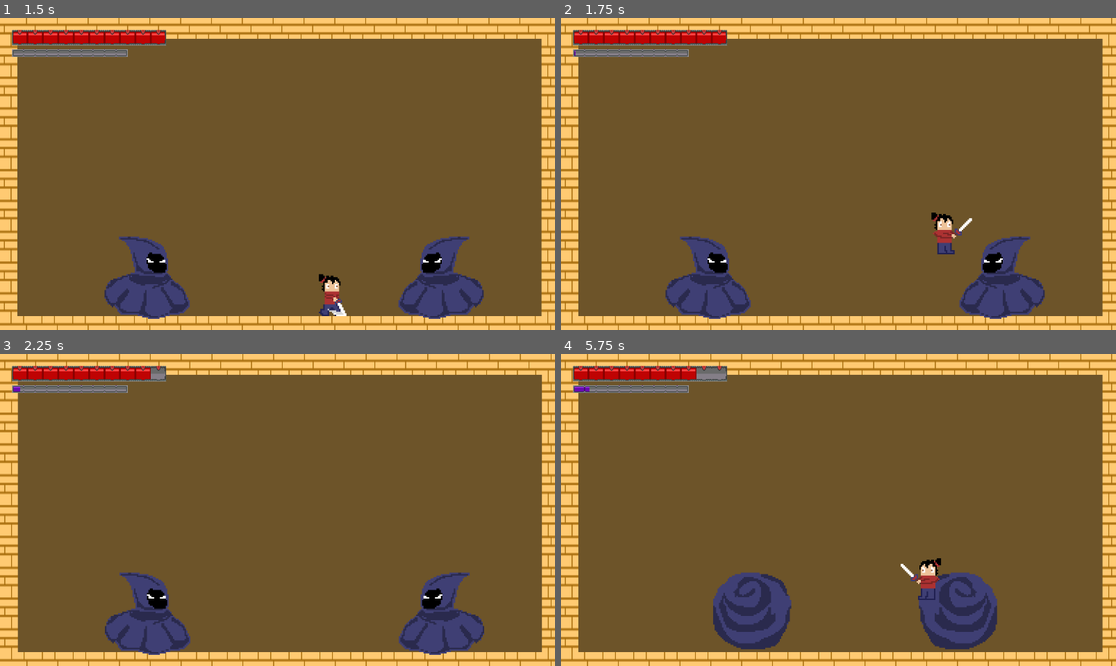
Above: before the commit, frames 1-4 (two rows, left to right).
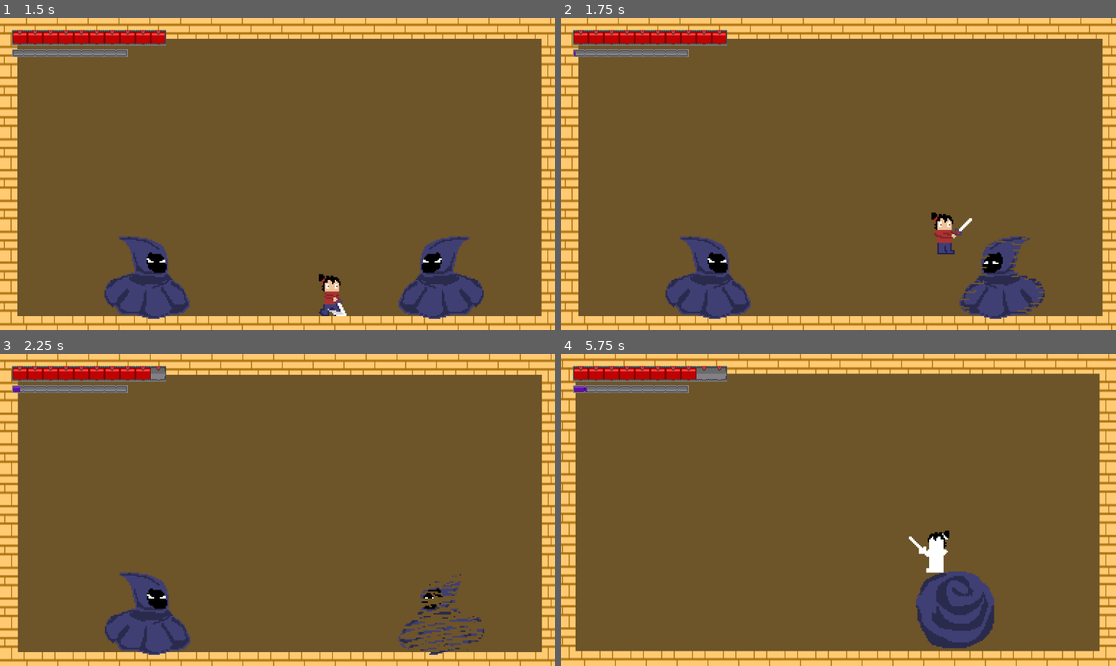
Above: after the commit, the same moments.

Repository: J-Abitria/crimson-jam-26
Game: Godot game, scene res://title_screen.tscn
Same seed, same stepped clock (60 frames per second), same inputs: the game is played once before the commit and once after it.
Inputs (mouse positions are in pixels of both pictures, inside the frame that each line leads up to):
- Up to frame 1 (1.5 s): click (277, 133) at 0.5 s; hold Right (move_right) from 1.28 s (still down); tap X (attack) at 1.35 s
- Up to frame 2 (1.75 s): keep holding Right (move_right); tap Z (jump) at 1.52 s
- Up to frame 3 (2.25 s): keep holding Right (move_right); tap C (activate) at 2.1 s
- Up to frame 4 (5.75 s): tap Z (jump) at 2.27, 3.77, 4.52, 5.27 s; tap X (attack) at 2.3, 3.05, 3.8, 4.35, 5.1 s; release Right (move_right) at 2.78 s; hold Left (move_left) 2.78-3.53 s; tap Down (aim_down) at 2.85 s; hold Right (move_right) 3.53-5.03 s; tap Up (aim_up) at 3.6 s; hold Left (move_left) from 5.03 s (still down)

Frame 1 is identical in both runs. In frame 2, 0.2% of the frame differs, in the area x 71-88%, y 69-95%; in frame 3, 1.8%; in frame 4, 12%, in the area x 0-100%, y 0-100%.

Commit message:
Added death animations.

Diff:
--- a/unleash-beast/Assets/Scripts/enemy_manager.gd
+++ b/unleash-beast/Assets/Scripts/enemy_manager.gd
@@ -9,8 +9,8 @@
 
 # Called when the node enters the scene tree for the first time.
 func _ready() -> void:
-	twin_1.enemy_died.connect(_on_enemy_death)
-	twin_2.enemy_died.connect(_on_enemy_death)
+	twin_1.enemy_removed.connect(_on_enemy_death)
+	twin_2.enemy_removed.connect(_on_enemy_death)
 
 
 func _on_enemy_death():
--- a/unleash-beast/Assets/Scripts/player.gd
+++ b/unleash-beast/Assets/Scripts/player.gd
@@ -65,6 +65,9 @@
 	rage_audio = AudioLevel.sound_effect_volume
 
 func _process(_delta: float) -> void:
+	if health <= 0:
+		return
+
 	get_aiming_input()
 	log_attack_direction()
 
@@ -80,6 +83,9 @@
 
 
 func _physics_process(delta: float) -> void:
+	if health <= 0:
+		return
+
 	get_movement_input()
 
 	if not is_on_floor():
@@ -98,9 +104,7 @@
 	move_and_slide()
 
 func _on_animation_finished(anim_name: String):
-	print("Animation done")
-
-	if anim_name.ends_with("attack"):
+	if anim_name.ends_with("attack") and health > 0:
 		play_mode_animation("idle")
 
 func _on_enemy_collision(body):
@@ -209,6 +213,7 @@
 func check_death():
 	if health == 0:
 		invincibility_timer.stop()
+		play_mode_animation("die")
 		died.emit()
 		await get_tree().create_timer(1).timeout
 		get_tree().change_scene_to_file("res://death_screen.tscn")
--- a/unleash-beast/Assets/Scripts/twin.gd
+++ b/unleash-beast/Assets/Scripts/twin.gd
@@ -8,6 +8,7 @@
 }
 
 signal enemy_died
+signal enemy_removed
 
 @export var roll_speed = 800
 @export var jump_horizontal_speed = 600
@@ -130,7 +131,12 @@
 
 func check_enemy_death():
 	if health <= 0:
+		timer.stop()
+		attack_timer.stop()
 		enemy_died.emit()
+		animation_player.play("die")
+		await animation_player.animation_finished
+		enemy_removed.emit()
 		queue_free()
 	else:
 		audio_player.play()
--- a/unleash-beast/battleground.tscn
+++ b/unleash-beast/battleground.tscn
@@ -81,10 +81,12 @@
 [node name="Twin-1" parent="." unique_id=770635140 instance=ExtResource("4_t5hr7")]
 position = Vector2(308, 520)
 script = ExtResource("4_pmmbh")
+health = 5
 
 [node name="Twin-2" parent="." unique_id=290380116 instance=ExtResource("4_t5hr7")]
 position = Vector2(921, 521)
 script = ExtResource("4_pmmbh")
+health = 5
 
 [node name="Player" parent="." unique_id=889811035 instance=ExtResource("3_ildd2")]
 position = Vector2(614, 535)
--- a/unleash-beast/player.tscn
+++ b/unleash-beast/player.tscn
@@ -1,15 +1,24 @@
 [gd_scene format=3 uid="uid://dctcrt5m1dqvq"]
 
 [ext_resource type="Script" uid="uid://d26jeceg8qi4w" path="res://Assets/Scripts/player.gd" id="1_op7ga"]
+[ext_resource type="Texture2D" uid="uid://dcb40h7t71f4s" path="res://Assets/Animations/Player-Die/Player-Die1.png" id="2_m6nxt"]
 [ext_resource type="Texture2D" uid="uid://dgpsgknia3o7w" path="res://Assets/Animations/Player-Down-Attack/Player-Down-Attack1.png" id="2_q13i1"]
 [ext_resource type="Texture2D" uid="uid://bgjijd4vyqrwe" path="res://Assets/Animations/Player-Down-Attack/Player-Down-Attack2.png" id="3_pylmc"]
+[ext_resource type="Texture2D" uid="uid://8suk35jhxvsx" path="res://Assets/Animations/Player-Die/Player-Die2.png" id="3_ym00c"]
+[ext_resource type="Texture2D" uid="uid://dd0liwdd0c81n" path="res://Assets/Animations/Player-Die/Player-Die3.png" id="4_ee2o4"]
 [ext_resource type="Texture2D" uid="uid://oglg75q83vf" path="res://Assets/Animations/Player-Down-Attack/Player-Down-Attack3.png" id="4_pbfsw"]
 [ext_resource type="Texture2D" uid="uid://dcbogr5tdxmcv" path="res://Assets/Animations/Player-Down-Attack/Player-Down-Attack4.png" id="5_5tmop"]
+[ext_resource type="Texture2D" uid="uid://pjggg5q8dv83" path="res://Assets/Animations/Player-Die/Player-Die4.png" id="5_vie4p"]
+[ext_resource type="Texture2D" uid="uid://dtjb5fi537dtu" path="res://Assets/Animations/Player-Die/Player-Die5.png" id="6_0jj5r"]
 [ext_resource type="Texture2D" uid="uid://bwqwdix5n3awc" path="res://Assets/Animations/Player-Down-Attack/Player-Down-Attack5.png" id="6_7ahtn"]
 [ext_resource type="Texture2D" uid="uid://cdv2k3drdaq72" path="res://Assets/Animations/Player-Horizontal-Attack/Player-Horizontal-Attack1.png" id="7_7lmhl"]
+[ext_resource type="Texture2D" uid="uid://icnwa57pn1b4" path="res://Assets/Animations/Player-Die/Player-Die6.png" id="7_77e46"]
+[ext_resource type="Texture2D" uid="uid://cnlmah0rbcaqs" path="res://Assets/Animations/Player-Die/Player-Die7.png" id="8_cy2ki"]
 [ext_resource type="Texture2D" uid="uid://cqqoignoyx3r2" path="res://Assets/Animations/Player-Horizontal-Attack/Player-Horizontal-Attack2.png" id="8_dx0e4"]
+[ext_resource type="Texture2D" uid="uid://dn62njlt5nesm" path="res://Assets/Animations/Player-Die/Player-Die8.png" id="9_04cqw"]
 [ext_resource type="Texture2D" uid="uid://64a25qipqcnt" path="res://Assets/Animations/Player-Horizontal-Attack/Player-Horizontal-Attack3.png" id="9_jm5j8"]
 [ext_resource type="Texture2D" uid="uid://owbsvi3yjf3s" path="res://Assets/Animations/Player-Horizontal-Attack/Player-Horizontal-Attack4.png" id="10_7hik5"]
+[ext_resource type="Texture2D" uid="uid://bwcxn2nin5ebf" path="res://Assets/Animations/Player-Die/Player-Die9.png" id="10_vihdy"]
 [ext_resource type="Texture2D" uid="uid://dacworooycexh" path="res://Assets/Animations/Player-Idle/Player-Idle1.png" id="11_qtqh7"]
 [ext_resource type="Texture2D" uid="uid://434pbxplqx1v" path="res://Assets/Animations/Player-Idle/Player-Idle2.png" id="12_2wuci"]
 [ext_resource type="Texture2D" uid="uid://c80r1igjrspyx" path="res://Assets/Animations/Player-Idle/Player-Idle3.png" id="13_iruf7"]
@@ -38,12 +47,21 @@
 [ext_resource type="Texture2D" uid="uid://dlregwjtrihwo" path="res://Assets/Animations/Oni-Horizontal-Attack/Oni-Horizontal-Attack3.png" id="21_pfmca"]
 [ext_resource type="Texture2D" uid="uid://bx2mxpe6i7myf" path="res://Assets/Animations/Damaged-Particles/Damaged-Particles5.png" id="22_7hik5"]
 [ext_resource type="Texture2D" uid="uid://djwri3lud2fng" path="res://Assets/Animations/Oni-Horizontal-Attack/Oni-Horizontal-Attack4.png" id="22_76oay"]
+[ext_resource type="Texture2D" uid="uid://ouyj2sosrbc3" path="res://Assets/Animations/Oni-Die/Oni-Die1.png" id="23_7c55y"]
 [ext_resource type="Script" uid="uid://cbf8nuvpen080" path="res://Assets/Scripts/particle_player.gd" id="23_7lmhl"]
+[ext_resource type="Texture2D" uid="uid://bm6s678kaamjc" path="res://Assets/Animations/Oni-Die/Oni-Die2.png" id="24_hoal8"]
+[ext_resource type="Texture2D" uid="uid://day7lqjxmkwun" path="res://Assets/Animations/Oni-Die/Oni-Die3.png" id="25_htija"]
 [ext_resource type="Texture2D" uid="uid://bjax2gicvb7d3" path="res://Assets/Animations/Oni-Up-Attack/Oni-Up-Attack1.png" id="26_b4uyv"]
+[ext_resource type="Texture2D" uid="uid://bm6lwjyht81o6" path="res://Assets/Animations/Oni-Die/Oni-Die4.png" id="26_he65s"]
+[ext_resource type="Texture2D" uid="uid://dihhgfpp4mfi1" path="res://Assets/Animations/Oni-Die/Oni-Die5.png" id="27_c0yt3"]
 [ext_resource type="Texture2D" uid="uid://c2h3e8qjxto8u" path="res://Assets/Animations/Oni-Up-Attack/Oni-Up-Attack2.png" id="27_tw8ou"]
+[ext_resource type="Texture2D" uid="uid://b6ssodq7xhayk" path="res://Assets/Animations/Oni-Die/Oni-Die6.png" id="28_uckl6"]
 [ext_resource type="Texture2D" uid="uid://c3kpuf1bit1ug" path="res://Assets/Animations/Oni-Up-Attack/Oni-Up-Attack3.png" id="28_ygbnx"]
+[ext_resource type="Texture2D" uid="uid://7b5j2ke7cwl7" path="res://Assets/Animations/Oni-Die/Oni-Die7.png" id="29_5ihbc"]
 [ext_resource type="Texture2D" uid="uid://cdny7asculkx5" path="res://Assets/Animations/Oni-Up-Attack/Oni-Up-Attack4.png" id="29_v2t6f"]
 [ext_resource type="Texture2D" uid="uid://bvc6b6a8n4m6t" path="res://Assets/Animations/Oni-Walk/Oni-Walk1.png" id="30_l3lcn"]
+[ext_resource type="Texture2D" uid="uid://c46ja10wmm17q" path="res://Assets/Animations/Oni-Die/Oni-Die8.png" id="30_sc53x"]
+[ext_resource type="Texture2D" uid="uid://b84f8eoh7ua74" path="res://Assets/Animations/Oni-Die/Oni-Die9.png" id="31_ro7of"]
 [ext_resource type="Texture2D" uid="uid://dthwf0t8a8q07" path="res://Assets/Animations/Oni-Walk/Oni-Walk2.png" id="31_xry5e"]
 [ext_resource type="Texture2D" uid="uid://owsmtilor0lu" path="res://Assets/Animations/Oni-Walk/Oni-Walk3.png" id="32_h6w8y"]
 [ext_resource type="Texture2D" uid="uid://dsc417jf1f6g0" path="res://Assets/Animations/Oni-Walk/Oni-Walk4.png" id="33_yem3p"]
@@ -61,6 +79,38 @@
 animations = [{
 "frames": [{
 "duration": 1.0,
+"texture": ExtResource("2_m6nxt")
+}, {
+"duration": 1.0,
+"texture": ExtResource("3_ym00c")
+}, {
+"duration": 1.0,
+"texture": ExtResource("4_ee2o4")
+}, {
+"duration": 1.0,
+"texture": ExtResource("5_vie4p")
+}, {
+"duration": 1.0,
+"texture": ExtResource("6_0jj5r")
+}, {
+"duration": 1.0,
+"texture": ExtResource("7_77e46")
+}, {
+"duration": 1.0,
+"texture": ExtResource("8_cy2ki")
+}, {
+"duration": 1.0,
+"texture": ExtResource("9_04cqw")
+}, {
+"duration": 1.0,
+"texture": ExtResource("10_vihdy")
+}],
+"loop": 0,
+"name": &"die",
+"speed": 5.0
+}, {
+"frames": [{
+"duration": 1.0,
 "texture": ExtResource("2_q13i1")
 }, {
 "duration": 1.0,
@@ -127,6 +177,38 @@
 "loop": 1,
 "name": &"idle",
 "speed": 2.0
+}, {
+"frames": [{
+"duration": 1.0,
+"texture": ExtResource("23_7c55y")
+}, {
+"duration": 1.0,
+"texture": ExtResource("24_hoal8")
+}, {
+"duration": 1.0,
+"texture": ExtResource("25_htija")
+}, {
+"duration": 1.0,
+"texture": ExtResource("26_he65s")
+}, {
+"duration": 1.0,
+"texture": ExtResource("27_c0yt3")
+}, {
+"duration": 1.0,
+"texture": ExtResource("28_uckl6")
+}, {
+"duration": 1.0,
+"texture": ExtResource("29_5ihbc")
+}, {
+"duration": 1.0,
+"texture": ExtResource("30_sc53x")
+}, {
+"duration": 1.0,
+"texture": ExtResource("31_ro7of")
+}],
+"loop": 0,
+"name": &"oni-die",
+"speed": 5.0
 }, {
 "frames": [{
 "duration": 1.0,
@@ -430,6 +512,46 @@
 "transitions": PackedFloat32Array(1),
 "update": 1,
 "values": [false]
+}
+
+[sub_resource type="Animation" id="Animation_dn2kn"]
+resource_name = "die"
+length = 0.9
+tracks/0/type = "value"
+tracks/0/imported = false
+tracks/0/enabled = true
+tracks/0/path = NodePath("AnimatedSprite2D:animation")
+tracks/0/interp = 1
+tracks/0/loop_wrap = true
+tracks/0/keys = {
+"times": PackedFloat32Array(0),
+"transitions": PackedFloat32Array(1),
+"update": 1,
+"values": [&"die"]
+}
+tracks/1/type = "value"
+tracks/1/imported = false
+tracks/1/enabled = true
+tracks/1/path = NodePath("AnimatedSprite2D:frame")
+tracks/1/interp = 1
+tracks/1/loop_wrap = true
+tracks/1/keys = {
+"times": PackedFloat32Array(0, 0.1, 0.2, 0.3, 0.4, 0.5, 0.6, 0.7, 0.8),
+"transitions": PackedFloat32Array(1, 1, 1, 1, 1, 1, 1, 1, 1),
+"update": 1,
+"values": [0, 1, 2, 3, 4, 5, 6, 7, 8]
+}
+tracks/2/type = "value"
+tracks/2/imported = false
+tracks/2/enabled = true
+tracks/2/path = NodePath("AnimatedSprite2D:offset")
+tracks/2/interp = 1
+tracks/2/loop_wrap = true
+tracks/2/keys = {
+"times": PackedFloat32Array(0),
+"transitions": PackedFloat32Array(1),
+"update": 0,
+"values": [Vector2(0, 0)]
 }
 
 [sub_resource type="Animation" id="Animation_jf5ul"]
@@ -625,6 +747,46 @@
 "values": [&"idle"]
 }
 
+[sub_resource type="Animation" id="Animation_4tmhn"]
+resource_name = "oni-die"
+length = 0.9
+tracks/0/type = "value"
+tracks/0/imported = false
+tracks/0/enabled = true
+tracks/0/path = NodePath("AnimatedSprite2D:animation")
+tracks/0/interp = 1
+tracks/0/loop_wrap = true
+tracks/0/keys = {
+"times": PackedFloat32Array(0),
+"transitions": PackedFloat32Array(1),
+"update": 1,
+"values": [&"oni-die"]
+}
+tracks/1/type = "value"
+tracks/1/imported = false
+tracks/1/enabled = true
+tracks/1/path = NodePath("AnimatedSprite2D:frame")
+tracks/1/interp = 1
+tracks/1/loop_wrap = true
+tracks/1/keys = {
+"times": PackedFloat32Array(0, 0.1, 0.2, 0.3, 0.4, 0.5, 0.6, 0.7, 0.8),
+"transitions": PackedFloat32Array(1, 1, 1, 1, 1, 1, 1, 1, 1),
+"update": 1,
+"values": [0, 1, 2, 3, 4, 5, 6, 7, 8]
+}
+tracks/2/type = "value"
+tracks/2/imported = false
+tracks/2/enabled = true
+tracks/2/path = NodePath("AnimatedSprite2D:offset")
+tracks/2/interp = 1
+tracks/2/loop_wrap = true
+tracks/2/keys = {
+"times": PackedFloat32Array(0),
+"transitions": PackedFloat32Array(1),
+"update": 0,
+"values": [Vector2(0, 0)]
+}
+
 [sub_resource type="Animation" id="Animation_vl8ci"]
 resource_name = "oni-down-attack"
 length = 0.33
@@ -1041,9 +1203,11 @@
 [sub_resource type="AnimationLibrary" id="AnimationLibrary_pbaqw"]
 _data = {
 &"RESET": SubResource("Animation_f6vvn"),
+&"die": SubResource("Animation_dn2kn"),
 &"down-attack": SubResource("Animation_jf5ul"),
 &"horizontal-attack": SubResource("Animation_pbaqw"),
 &"idle": SubResource("Animation_fgihj"),
+&"oni-die": SubResource("Animation_4tmhn"),
 &"oni-down-attack": SubResource("Animation_vl8ci"),
 &"oni-horizontal-attack": SubResource("Animation_ieltc"),
 &"oni-idle": SubResource("Animation_tkwlq"),
--- a/unleash-beast/twin.tscn
+++ b/unleash-beast/twin.tscn
@@ -6,12 +6,21 @@
 [ext_resource type="Texture2D" uid="uid://2sns2ph06xu2" path="res://Assets/Animations/Twin-Idle/Twin-Idle2.png" id="2_ragtu"]
 [ext_resource type="Texture2D" uid="uid://dxaehwo4ihk7h" path="res://Assets/Animations/Twin-Bundle/Twin-Bundle3.png" id="3_867os"]
 [ext_resource type="Texture2D" uid="uid://cr5pf5nahpt1y" path="res://Assets/Animations/Twin-Idle/Twin-Idle3.png" id="3_s1jrl"]
+[ext_resource type="Texture2D" uid="uid://cksb7fewk7d4i" path="res://Assets/Animations/Twin-Die/Twin-Die1.png" id="4_fehql"]
+[ext_resource type="Texture2D" uid="uid://ih6lp1r20bla" path="res://Assets/Animations/Twin-Die/Twin-Die2.png" id="5_fsrvw"]
+[ext_resource type="Texture2D" uid="uid://l2aodvli85pc" path="res://Assets/Animations/Twin-Die/Twin-Die3.png" id="6_aleql"]
+[ext_resource type="Texture2D" uid="uid://ciu3j5h26o75r" path="res://Assets/Animations/Twin-Die/Twin-Die4.png" id="7_c1nj6"]
 [ext_resource type="Texture2D" uid="uid://ba88wl0t7ols" path="res://Assets/Animations/Twin-Rolling/Twin-Rolling1.png" id="7_w230r"]
+[ext_resource type="Texture2D" uid="uid://bjm4aoidcwxw3" path="res://Assets/Animations/Twin-Die/Twin-Die5.png" id="8_caiw6"]
 [ext_resource type="Texture2D" uid="uid://df0ebjtf5gsnq" path="res://Assets/Animations/Twin-Rolling/Twin-Rolling2.png" id="8_fi0m7"]
+[ext_resource type="Texture2D" uid="uid://6aup4sty6uvw" path="res://Assets/Animations/Twin-Die/Twin-Die6.png" id="9_gfnks"]
 [ext_resource type="Texture2D" uid="uid://dq01rtn5mnrym" path="res://Assets/Animations/Twin-Rolling/Twin-Rolling3.png" id="9_treeg"]
+[ext_resource type="Texture2D" uid="uid://84p7cyrldx7s" path="res://Assets/Animations/Twin-Die/Twin-Die7.png" id="10_68gdn"]
 [ext_resource type="Texture2D" uid="uid://b23tuadw470ru" path="res://Assets/Animations/Twin-Rolling/Twin-Rolling4.png" id="10_stots"]
 [ext_resource type="AudioStream" uid="uid://qnjmu5ciew6d" path="res://Assets/Sounds/Twin/SpectralFreeze0.wav" id="11_pkidh"]
+[ext_resource type="Texture2D" uid="uid://babbogoufpt3l" path="res://Assets/Animations/Twin-Die/Twin-Die8.png" id="11_uu8aw"]
 [ext_resource type="AudioStream" uid="uid://bv67im8m52hb" path="res://Assets/Sounds/Twin/SpectralFreeze1.wav" id="12_87q4y"]
+[ext_resource type="Texture2D" uid="uid://byviflpsywbkf" path="res://Assets/Animations/Twin-Die/Twin-Die9.png" id="12_p60wf"]
 [ext_resource type="AudioStream" uid="uid://brkf1c0j00spd" path="res://Assets/Sounds/Twin/SpectralFreeze2.wav" id="13_50mjy"]
 [ext_resource type="AudioStream" uid="uid://tb8htx7g38x2" path="res://Assets/Sounds/Twin/SpectralFreeze3.wav" id="14_mf8fl"]
 
@@ -30,6 +39,38 @@
 "loop": 0,
 "name": &"bundle-up",
 "speed": 6.0
+}, {
+"frames": [{
+"duration": 1.0,
+"texture": ExtResource("4_fehql")
+}, {
+"duration": 1.0,
+"texture": ExtResource("5_fsrvw")
+}, {
+"duration": 1.0,
+"texture": ExtResource("6_aleql")
+}, {
+"duration": 1.0,
+"texture": ExtResource("7_c1nj6")
+}, {
+"duration": 1.0,
+"texture": ExtResource("8_caiw6")
+}, {
+"duration": 1.0,
+"texture": ExtResource("9_gfnks")
+}, {
+"duration": 1.0,
+"texture": ExtResource("10_68gdn")
+}, {
+"duration": 1.0,
+"texture": ExtResource("11_uu8aw")
+}, {
+"duration": 1.0,
+"texture": ExtResource("12_p60wf")
+}],
+"loop": 0,
+"name": &"die",
+"speed": 5.0
 }, {
 "frames": [{
 "duration": 1.0,
@@ -146,6 +187,34 @@
 "values": [&"bundle-up"]
 }
 
+[sub_resource type="Animation" id="Animation_xp8al"]
+resource_name = "die"
+length = 0.9
+tracks/0/type = "value"
+tracks/0/imported = false
+tracks/0/enabled = true
+tracks/0/path = NodePath("AnimatedSprite2D:animation")
+tracks/0/interp = 1
+tracks/0/loop_wrap = true
+tracks/0/keys = {
+"times": PackedFloat32Array(0),
+"transitions": PackedFloat32Array(1),
+"update": 1,
+"values": [&"die"]
+}
+tracks/1/type = "value"
+tracks/1/imported = false
+tracks/1/enabled = true
+tracks/1/path = NodePath("AnimatedSprite2D:frame")
+tracks/1/interp = 1
+tracks/1/loop_wrap = true
+tracks/1/keys = {
+"times": PackedFloat32Array(0, 0.1, 0.2, 0.3, 0.4, 0.5, 0.6, 0.7, 0.8),
+"transitions": PackedFloat32Array(1, 1, 1, 1, 1, 1, 1, 1, 1),
+"update": 1,
+"values": [0, 1, 2, 3, 4, 5, 6, 7, 8]
+}
+
 [sub_resource type="Animation" id="Animation_mv07x"]
 resource_name = "idle"
 length = 0.25
@@ -209,6 +278,7 @@
 &"RESET": SubResource("Animation_218tw"),
 &"bundle-down": SubResource("Animation_w230r"),
 &"bundle-up": SubResource("Animation_idp53"),
+&"die": SubResource("Animation_xp8al"),
 &"idle": SubResource("Animation_mv07x"),
 &"rolling": SubResource("Animation_pkidh")
 }
Binary file added: unleash-beast/Assets/Animations/Oni-Die/Oni-Die1.png
Not shown, added: unleash-beast/Assets/Animations/Oni-Die/Oni-Die1.png.import
Binary file added: unleash-beast/Assets/Animations/Oni-Die/Oni-Die2.png
Not shown, added: unleash-beast/Assets/Animations/Oni-Die/Oni-Die2.png.import
Binary file added: unleash-beast/Assets/Animations/Oni-Die/Oni-Die3.png
Not shown, added: unleash-beast/Assets/Animations/Oni-Die/Oni-Die3.png.import
Binary file added: unleash-beast/Assets/Animations/Oni-Die/Oni-Die4.png
Not shown, added: unleash-beast/Assets/Animations/Oni-Die/Oni-Die4.png.import
Binary file added: unleash-beast/Assets/Animations/Oni-Die/Oni-Die5.png
Not shown, added: unleash-beast/Assets/Animations/Oni-Die/Oni-Die5.png.import
Binary file added: unleash-beast/Assets/Animations/Oni-Die/Oni-Die6.png
Not shown, added: unleash-beast/Assets/Animations/Oni-Die/Oni-Die6.png.import
(and 42 more such lines)
